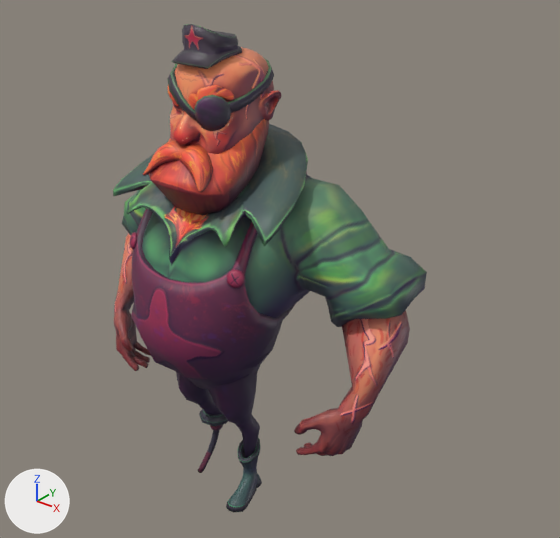
One commit to the FBX model Kthulhu-Wants-Me-Project/Assets/KthulhuWantsMe/Models/Characters/Mac/mac_player_character.fbx: the scene before it, then after it.
The view is the same before and after, from a 50 mm camera at (1.84, -1.96, 2.32) aimed at (0.15, 0.15, 1.01). Arrows for +X, +Y and +Z are at lower left; the lights stay in place.

The scene before the commit, as lines of its bpy script (objects in view):
```python
me_mac_player_character_data = bpy.data.meshes.new('mac_player_character_data')
me_mac_player_character_data.from_pydata(...)  # 3147 vertices, 2939 faces; spans x -72.0..72.0, y 0.0..194.0, z -38.0..36.0
me_mac_player_character_data.materials.append(mat_mac_skin)  # picture img_mac_base_color_png
ob_mac_player_character = bpy.data.objects.new('mac_player_character', me_mac_player_character_data)
ob_mac_player_character.location = (0.0, 0.0, 0.0)
ob_mac_player_character.rotation_euler = (1.571, 0.0, 0.0)  # degrees (90, 0, 0)
ob_mac_player_character.scale = (0.01, 0.01, 0.01)
```
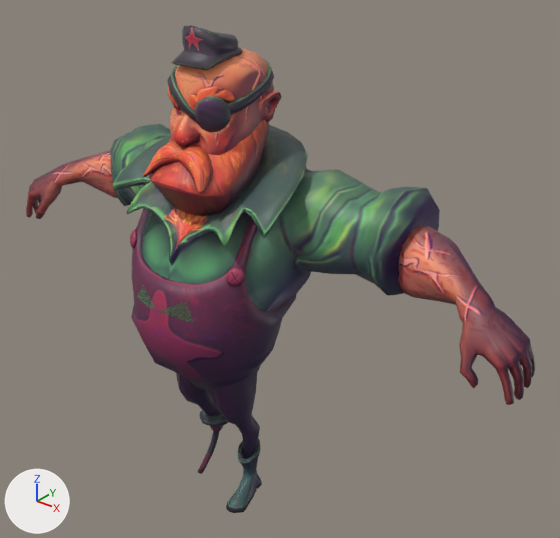
Location of each change, (x1, y1, x2, y2) in pixels of the pictures (560 x 538 px; the box of a moved part takes in the faces that stretch with it):
'mac_player_character', reshaped, rescaled (62% wider)
    before: (113, 24, 427, 512)
    after: (26, 25, 535, 513)
part 1 of me_mac_player_character_data, moved or reshaped
    before: (143, 140, 213, 193)
    after: (143, 141, 213, 194)
part 2 of me_mac_player_character_data, moved or reshaped
    before: (171, 24, 242, 69)
    after: (171, 25, 242, 70)
part 3 of me_mac_player_character_data, moved or reshaped
    before: (194, 95, 231, 131)
    after: (195, 96, 231, 132)
part 4 of me_mac_player_character_data, moved or reshaped
    before: (149, 119, 269, 215)
    after: (149, 120, 269, 216)
part 5 of me_mac_player_character_data, moved or reshaped
    before: (294, 310, 410, 456)
    after: (398, 225, 535, 405)
part 6 of me_mac_player_character_data, moved or reshaped
    before: (114, 233, 151, 371)
    after: (26, 150, 118, 219)
part 7 of me_mac_player_character_data, moved or reshaped
    before: (167, 58, 274, 121)
    after: (167, 59, 274, 122)
part 8 of me_mac_player_character_data, moved or reshaped
    before: (168, 85, 179, 107)
    after: (168, 86, 180, 108)
part 9 of me_mac_player_character_data, moved or reshaped
    before: (188, 85, 235, 110)
    after: (189, 86, 235, 111)
part 10 of me_mac_player_character_data, moved or reshaped
    before: (226, 269, 245, 288)
    after: (226, 267, 245, 286)
part 11 of me_mac_player_character_data, moved or reshaped
    before: (130, 232, 137, 249)
    after: (130, 230, 137, 248)
part 12 of me_mac_player_character_data, added
    after: (110, 124, 440, 459)
part 13 of me_mac_player_character_data, added (red)
    after: (170, 48, 282, 155)
part 14 of me_mac_player_character_data, deleted (green)
    before: (113, 124, 427, 327)

The change, as a diff of the scene's bpy script:
```diff
--- a/Kthulhu-Wants-Me-Project/Assets/KthulhuWantsMe/Models/Characters/Mac/mac_player_character.fbx.py
+++ b/Kthulhu-Wants-Me-Project/Assets/KthulhuWantsMe/Models/Characters/Mac/mac_player_character.fbx.py
@@ me_mac_player_character_data @@
 # used by ob_mac_player_character; location = (0.0, 0.0, 0.0); rotation_euler = (1.571, 0.0, 0.0), in degrees (90, 0, 0); scale = (0.01, 0.01, 0.01)
-me_mac_player_character_data.from_pydata(...)  # 3147 vertices, 2939 faces; spans x -72.0..72.0, y 0.0..194.0, z -38.0..36.0
+me_mac_player_character_data.from_pydata(...)  # 3130 vertices, 2942 faces; spans x -1.0..1.0, y 0.0..2.0, z 0.0
+# me_mac_player_character_data part 1: the loose piece of 102 vertices spanning x -14.0..14.0, y 143.0..156.0, z 13.0..25.0 is scaled about the mesh origin by 0.01
+# me_mac_player_character_data part 2: the loose piece of 110 vertices spanning x -9.0..9.0, y 181.0..194.0, z -8.0..16.0 is scaled about the mesh origin by 0.01
+# me_mac_player_character_data part 3: the loose piece of 51 vertices spanning x 4.0..15.0, y 161.0..173.0, z 9.0..17.0 is scaled about the mesh origin by 0.01
+# me_mac_player_character_data part 4: the loose piece of 115 vertices spanning x -18.0..18.0, y 131.0..164.0, z -11.0..27.0 is scaled about the mesh origin by 0.01
+# me_mac_player_character_data part 5: the loose piece of 393 vertices spanning x 44.0..70.0, y 42.0..101.0, z -30.0..14.0 is scaled about its middle by (-0.0114, 0.00429, 0.00856), then moved by (-56.0, -70.0, 8.0)
+# me_mac_player_character_data part 6: the loose piece of 393 vertices spanning x -70.0..-44.0, y 42.0..101.0, z -30.0..14.0 is scaled about its middle by (-0.0114, 0.00429, 0.00856), then moved by (56.0, -70.0, 8.0)
+# me_mac_player_character_data part 7: the loose piece of 88 vertices spanning x -15.0..16.0, y 163.0..182.0, z -20.0..17.0 is scaled about the mesh origin by 0.01
+# me_mac_player_character_data part 8: the loose piece of 110 vertices spanning x -15.0..-2.0, y 167.0..176.0, z 6.0..16.0 is scaled about the mesh origin by 0.01
+# me_mac_player_character_data part 9: the loose piece of 110 vertices spanning x 2.0..15.0, y 167.0..176.0, z 6.0..16.0 is scaled about the mesh origin by 0.01
+# me_mac_player_character_data part 10: the loose piece of 42 vertices spanning x 23.0..28.0, y 111.0..117.0, z 19.0..24.0 is scaled about the mesh origin by (0.0095, 0.00995, 0.0107)
+# me_mac_player_character_data part 11: the loose piece of 42 vertices spanning x -28.0..-23.0, y 111.0..117.0, z 19.0..24.0 is scaled about the mesh origin by (0.00949, 0.00996, 0.0107)
+# me_mac_player_character_data part 12: a new loose piece of 747 vertices spanning x -1.0..1.0, y 0.0..2.0, z 0.0, in mat_mac_skin (picture img_mac_base_color_png)
+# me_mac_player_character_data part 13: a new loose piece of 487 vertices spanning x 0.0, y 1.0..2.0, z 0.0, in mat_mac_skin (picture img_mac_base_color_png)
+# me_mac_player_character_data part 14: the loose piece of 390 vertices spanning x -72.0..72.0, y 86.0..153.0, z -38.0..33.0 is deleted
 me_mac_player_character_data.materials.append(mat_mac_skin)
@@ ob_mac_player_character @@
 ob_mac_player_character.rotation_euler = (1.571, 0.0, 0.0)  # degrees (90, 0, 0)
-ob_mac_player_character.scale = (0.01, 0.01, 0.01)
```
